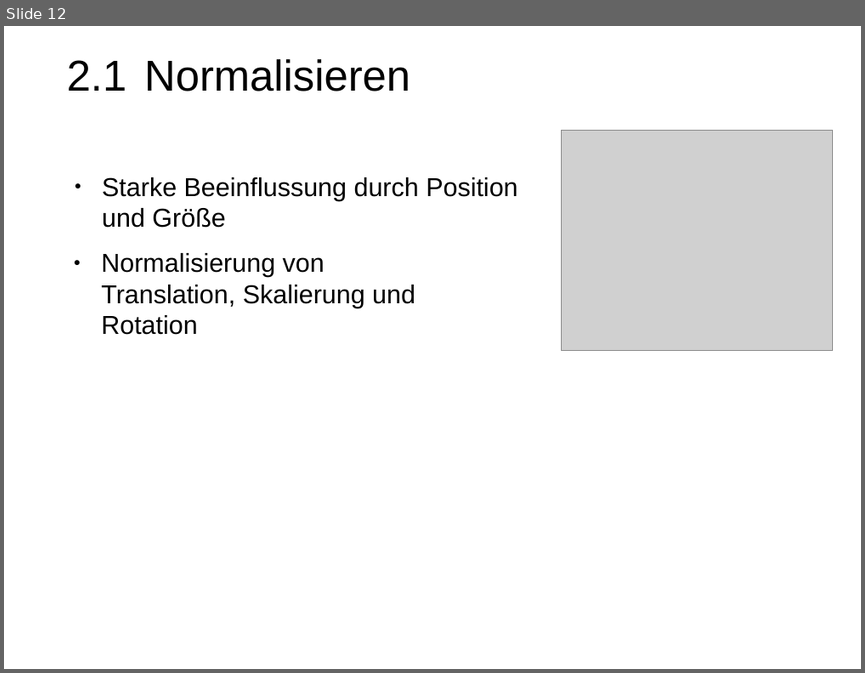
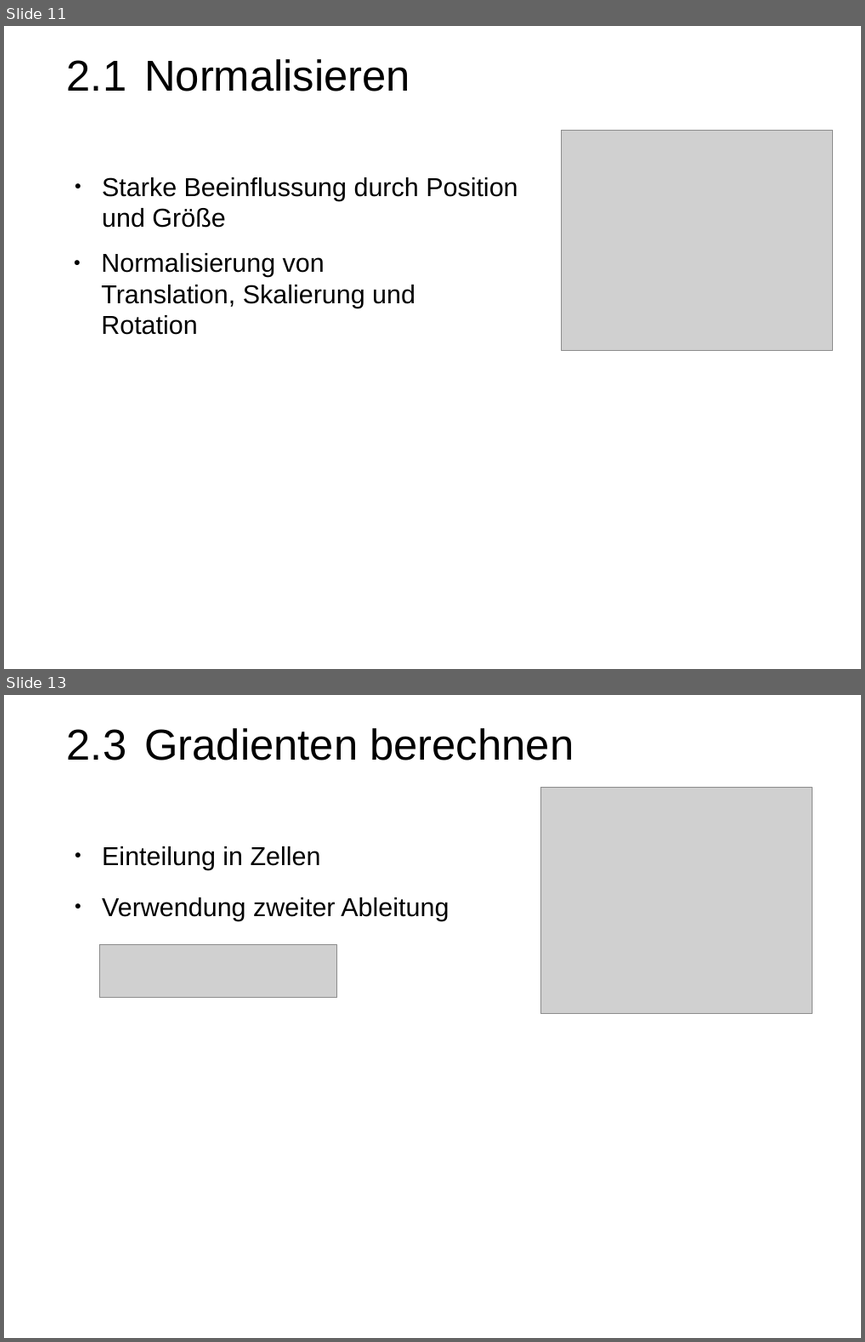
Before and after one commit to PhilippLambracht/prosem_mse, a slide deck: slides/slides.odp. Shown one above the other, each under a label of ours: slide 12 before the commit, slides 11 and 13 after it; the slides between them are not shown. The pictures are 865x673 and 865x1342 pixels, drawn with LibreOffice and Linux fonts; fonts in the diff are those of the drawing; grey boxes stand for pictures. Boxes give left, top, right and bottom in pixels: in the first picture for what was removed or moved away, otherwise in the second. Text is boxed around its words. In the diff, an @@ line names an element or a change of style, - is before the commit and + after.

```diff
--- a/slides/slides.odp
+++ b/slides/slides.odp
@@ slide 13 added at (x1=4, y1=695, x2=861, y2=1338), background #FFFFFF @@
@@ text added at (x1=67, y1=728, x2=574, y2=760), 40 pt, text #000000 @@
+2.3 Gradienten berechnen
@@ picture added at (x1=540, y1=787, x2=812, y2=1014) @@
@@ text added at (x1=102, y1=846, x2=321, y2=870), 24 pt, text #000000 @@
+● Einteilung in Zellen
@@ text added at (x1=102, y1=897, x2=449, y2=921), 24 pt, text #000000 @@
+● Verwendung zweiter Ableitung
@@ picture added at (x1=100, y1=945, x2=336, y2=998) @@
@@ what was slide 12 is now slide 11 @@
```
Also in this commit, not shown: 1 slide changed, 4 other slides added, 1 slide removed, 6 other files.
